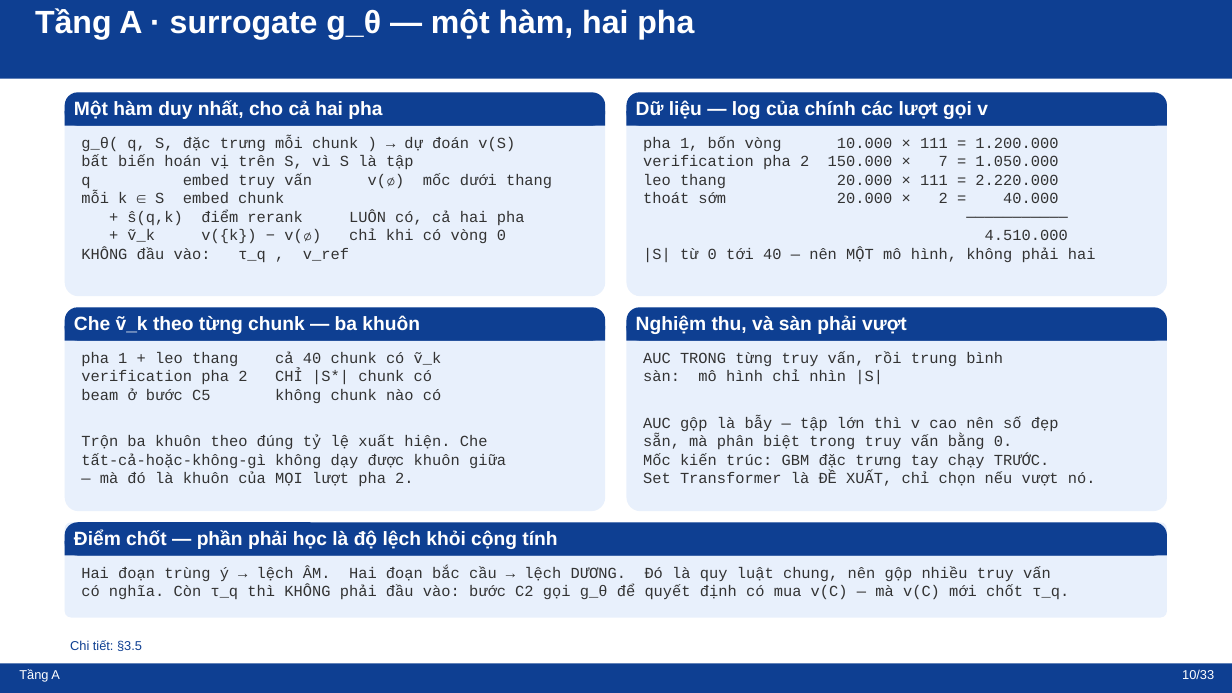
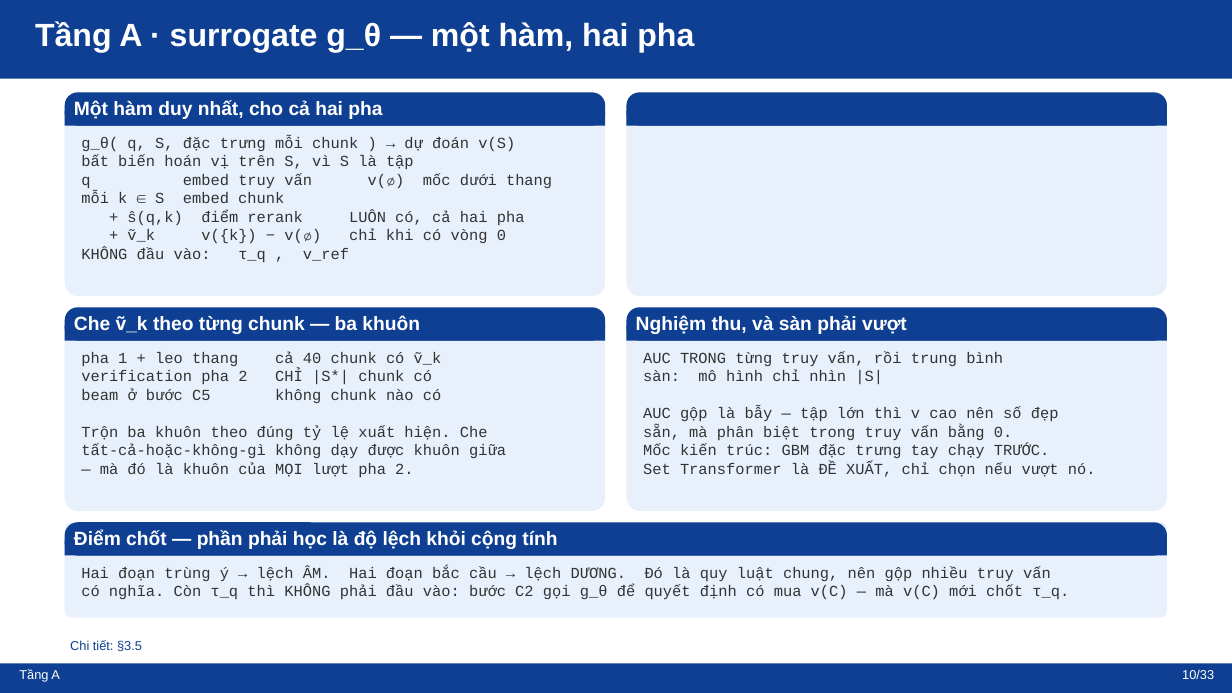
Before and after one commit to pqvu0307/minimal_set_rag-graph_learning, a slide deck: slide 10 of quy-gan-rag-hai-tang.pptx. Drawn at 1232x693 pixels with LibreOffice and Linux fonts; fonts in the diff are those of the drawing. Boxes give left, top, right and bottom in pixels: in the first picture for what was removed or moved away, otherwise in the second. Text is boxed around its words. In the diff, an @@ line names an element or a change of style, - is before the commit and + after.

```diff
--- a/quy-gan-rag-hai-tang.pptx
+++ b/quy-gan-rag-hai-tang.pptx
@@ text "Tầng A · surrogate g_θ ..." moved from (x1=35, y1=8, x2=694, y2=40) to (x1=35, y1=21, x2=694, y2=53) @@
@@ text removed at (x1=636, y1=100, x2=988, y2=119) @@
-Dữ liệu — log của chính các lượt gọi v
@@ text removed at (x1=643, y1=137, x2=1096, y2=262) @@
-pha 1, bốn vòng 10.000 × 111 = 1.200.000
-verification pha 2 150.000 × 7 = 1.050.000
-leo thang 20.000 × 111 = 2.220.000
-thoát sớm 20.000 × 2 = 40.000
-───────────
-4.510.000
-|S| từ 0 tới 40 — nên MỘT mô hình, không phải hai
@@ text "pha 1 + leo thang ..." rewrapped from (x1=81, y1=352, x2=506, y2=486) to (x1=81, y1=352, x2=506, y2=477) @@
@@ text "AUC TRONG từng truy vấn, ..." rewrapped from (x1=643, y1=352, x2=1096, y2=486) to (x1=643, y1=352, x2=1096, y2=477) @@
```
Also in this commit, not shown: 3 other slides changed, 11 other files.
